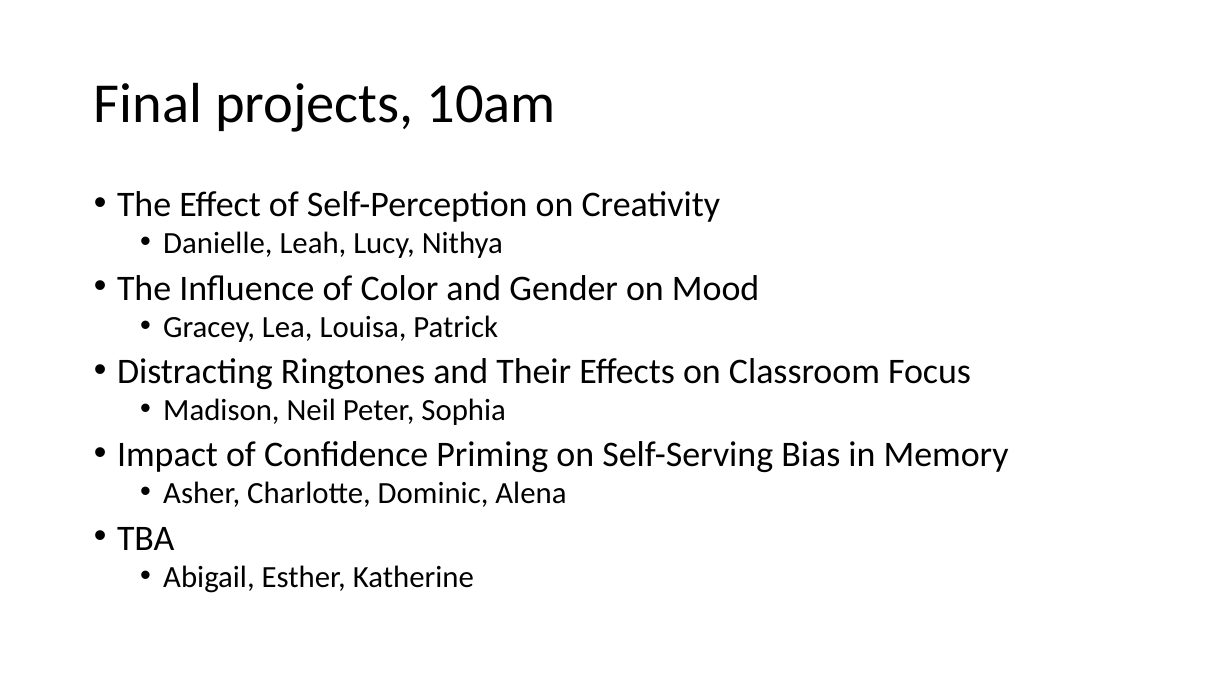
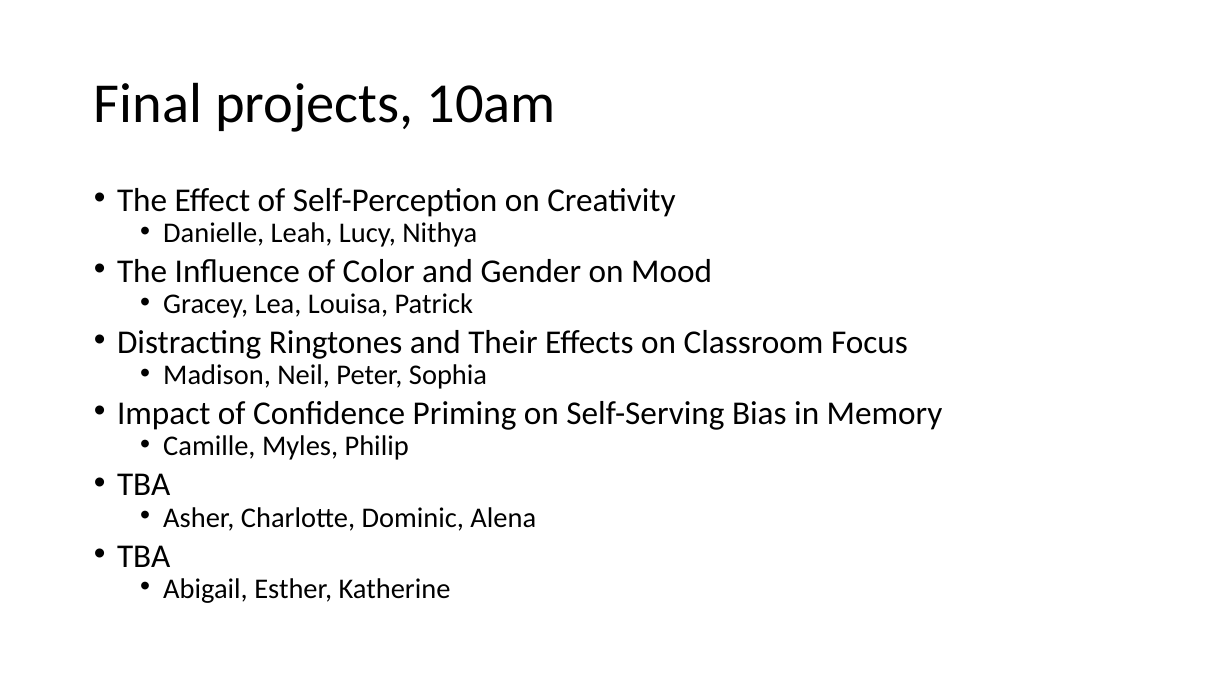
Before and after one commit to preber/Research-Methods, a slide deck: slide 3 of Class Slides 2024/Class 18.pptx (slide 2 before the commit). Drawn at 1232x693 pixels with LibreOffice and Linux fonts; fonts in the diff are those of the drawing. Boxes give left, top, right and bottom in pixels: in the first picture for what was removed or moved away, otherwise in the second. Text is boxed around its words. In the diff, an @@ line names an element or a change of style, - is before the commit and + after.

```diff
--- a/Class Slides 2024/Class 18.pptx
+++ b/Class Slides 2024/Class 18.pptx
@@ text at [117, 188, 943, 603]: size 28 to 25.9 pt in "The Effect of Self-Perception on Creativity", "The Influence of Color and Gender on ...", "Distracting Ringtones and Their Effects on Classroom ...", "Impact of Confidence Priming on Self-Serving Bias ..." and 1 more places; size 24 to 22.2 pt in "Danielle, Leah, Lucy, Nithya", "Gracey, Lea, Louisa, Patrick", "Asher, Charlotte, Dominic, Alena", "Abigail, Esther, Katherine"; line spacing 0.8 to 0.7 @@
@@ text at [163, 364, 487, 389]: text changed; size 24 to 22.2 pt @@
-  • Madison, Neil Peter, Sophia
+  • Madison, Neil, Peter, Sophia
@@ text at [117, 435, 409, 495]: paragraphs added @@
+  • Camille, Myles, Philip
+• TBA
```
Also in this commit, not shown: 1 other slide changed, 1 slide added, 24 other files.
